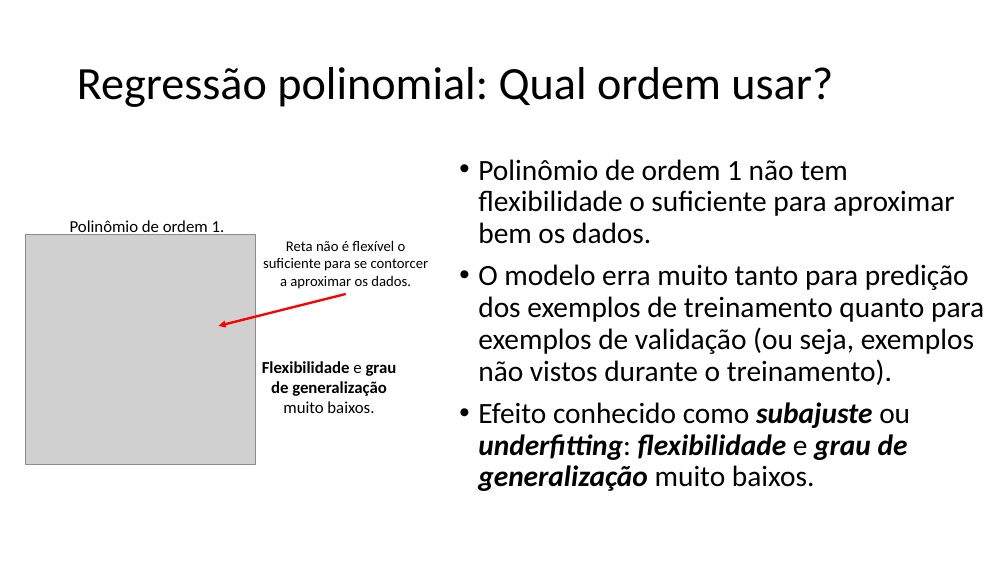
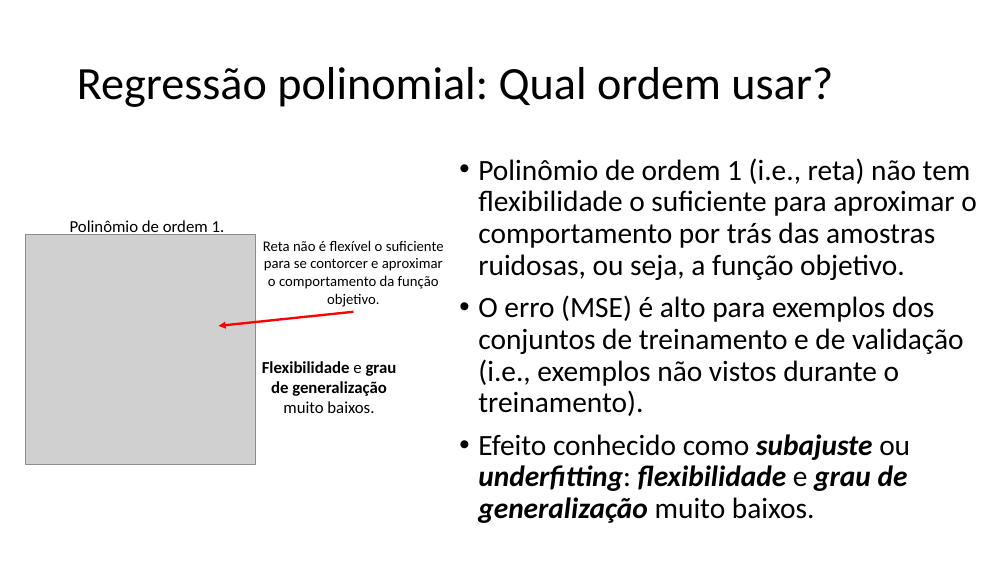
Before and after one commit to zz4fap/t319_aprendizado_de_maquina, a slide deck: slide 19 of slides/T319_Regressão_Linear (Parte IV).pptx. Drawn at 1008x567 pixels with LibreOffice and Linux fonts; fonts in the diff are those of the drawing; grey boxes stand for pictures. Boxes give left, top, right and bottom in pixels: in the first picture for what was removed or moved away, otherwise in the second. Text is boxed around its words. In the diff, an @@ line names an element or a change of style, - is before the commit and + after.

```diff
--- a/slides/T319_Regressão_Linear (Parte IV).pptx
+++ b/slides/T319_Regressão_Linear (Parte IV).pptx
@@ text at [478, 158, 976, 416]: text changed @@
-• Polinômio de ordem 1 não tem flexibilidade o suficiente para aproximar bem os dados.
-• O modelo erra muito tanto para predição dos exemplos de treinamento quanto para exemplos de validação (ou seja, exemplos não vistos durante o treinamento).
+• Polinômio de ordem 1 (i.e., reta) não tem flexibilidade o suficiente para aproximar o comportamento por trás das amostras ruidosas, ou seja, a função objetivo.
+• O erro (MSE) é alto para exemplos dos conjuntos de treinamento e de validação (i.e., exemplos não vistos durante o treinamento).
@@ text at [263, 240, 444, 307]: text changed @@
-Reta não é flexível o suficiente para se contorcer a aproximar os dados.
+Reta não é flexível o suficiente para se contorcer e aproximar o comportamento da função objetivo.
@@ arrow moved from (346, 294) - (219, 326) to (354, 312) - (219, 326) @@
```
Also in this commit, not shown: 3 other slides changed, 1 other file.
